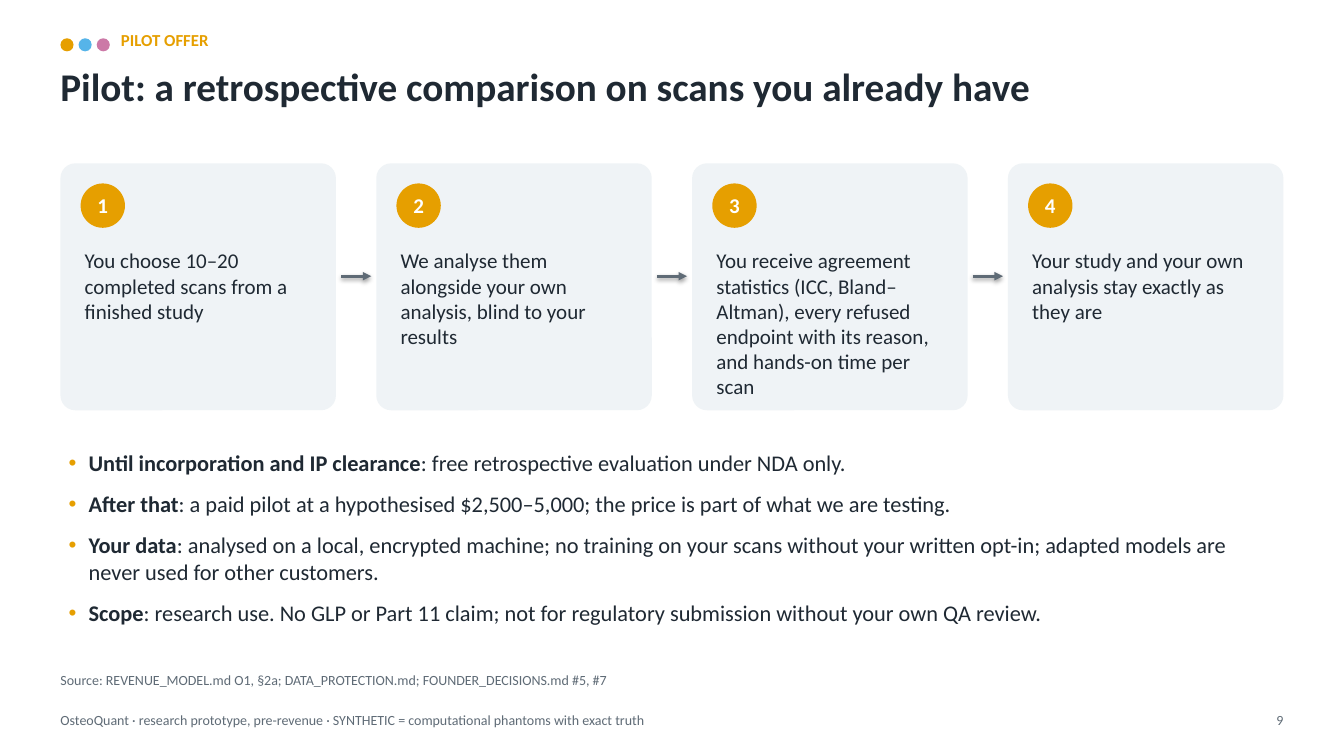
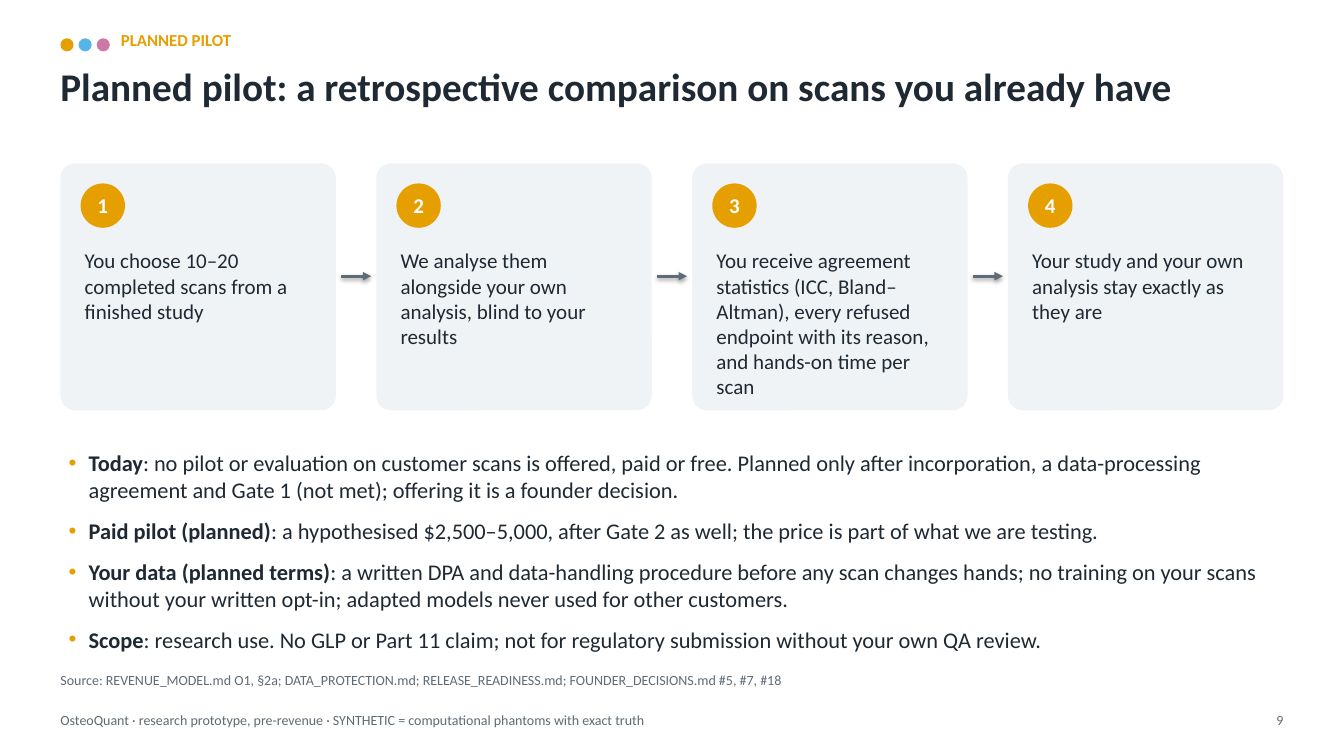
Before and after one commit to arnavhiteshpatel-cloud/playground, a slide deck: slide 9 of investor/OsteoQuant_Commercial_Pilot_Deck.pptx. Drawn at 1344x756 pixels with LibreOffice and Linux fonts; fonts in the diff are those of the drawing. Boxes give left, top, right and bottom in pixels: in the first picture for what was removed or moved away, otherwise in the second. Text is boxed around its words. In the diff, an @@ line names an element or a change of style, - is before the commit and + after.

```diff
--- a/investor/OsteoQuant_Commercial_Pilot_Deck.pptx
+++ b/investor/OsteoQuant_Commercial_Pilot_Deck.pptx
@@ text at (121,35,231,46): text changed @@
-PILOT OFFER
+PLANNED PILOT
@@ text at (60,73,1172,107): text changed @@
-Pilot: a retrospective comparison on scans you already have
+Planned pilot: a retrospective comparison on scans you already have
@@ text at (89,455,1256,611): text changed @@
-• Until incorporation and IP clearance: free retrospective evaluation under NDA only.
-• After that: a paid pilot at a hypothesised $2,500–5,000; the price is part of what we are testing.
-• Your data: analysed on a local, encrypted machine; no training on your scans without your written opt-in; adapted models are never used for other customers.
+• Today: no pilot or evaluation on customer scans is offered, paid or free. Planned only after incorporation, a data-processing agreement and Gate 1 (not met); offering it is a founder decision.
+• Paid pilot (planned): a hypothesised $2,500–5,000, after Gate 2 as well; the price is part of what we are testing.
+• Your data (planned terms): a written DPA and data-handling procedure before any scan changes hands; no training on your scans without your written opt-in; adapted models never used for other customers.
@@ text at (60,675,781,687): text changed @@
-Source: REVENUE_MODEL.md O1, §2a; DATA_PROTECTION.md; FOUNDER_DECISIONS.md #5, #7
+Source: REVENUE_MODEL.md O1, §2a; DATA_PROTECTION.md; RELEASE_READINESS.md; FOUNDER_DECISIONS.md #5, #7, #18
```
Also in this commit, not shown: 8 other slides changed, 17 other files.
